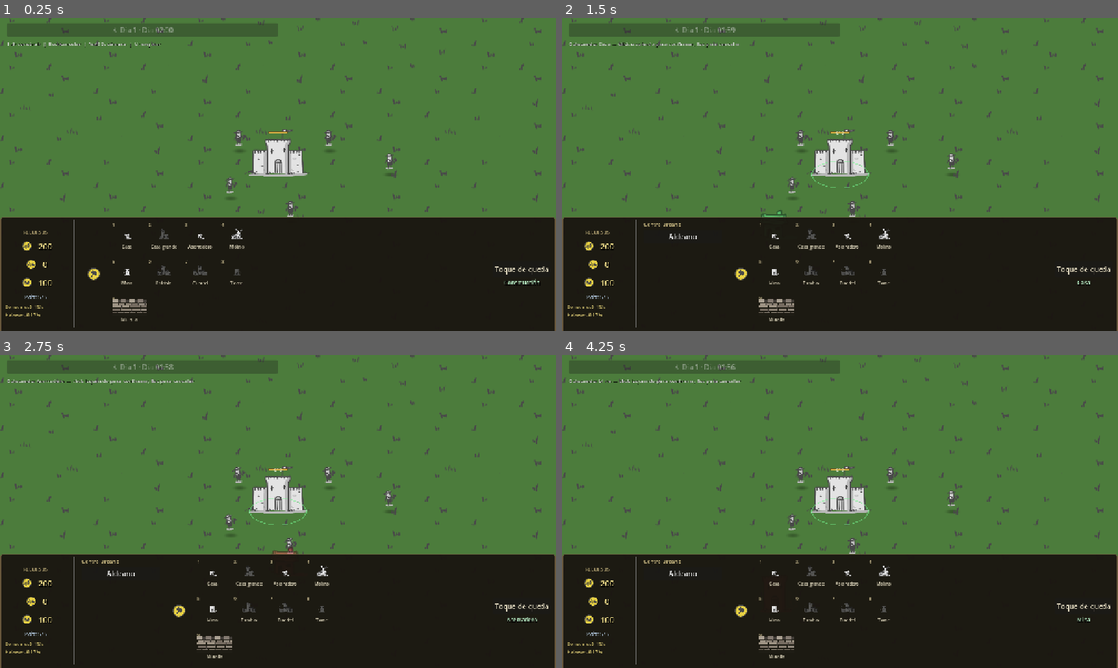
Above: before the commit, frames 1-4 (two rows, left to right).
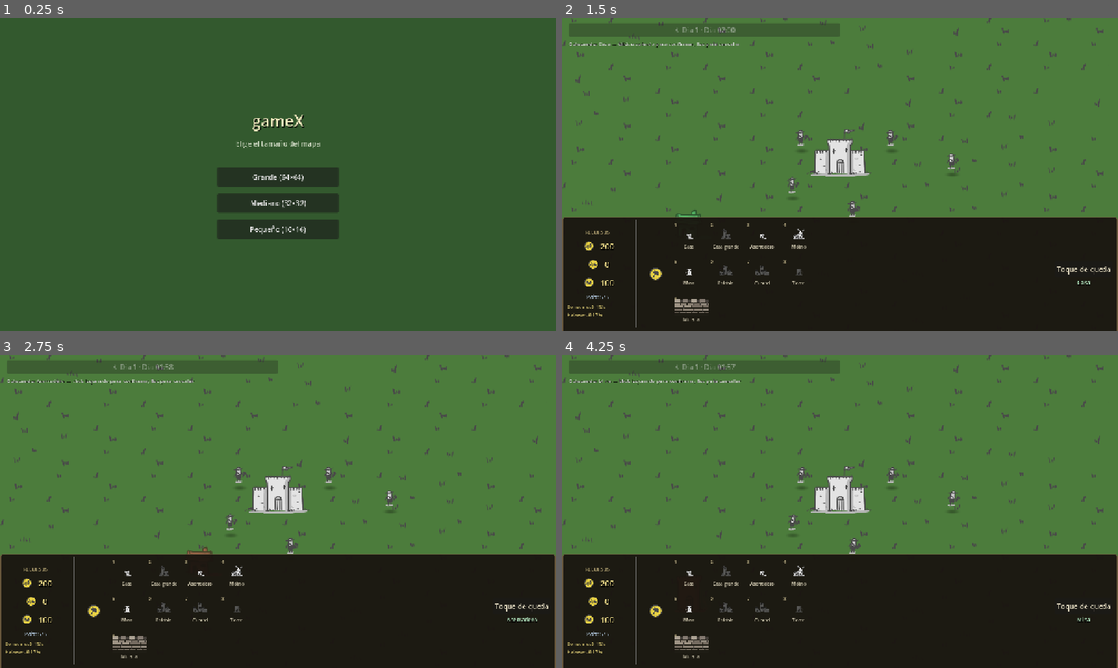
Above: after the commit, the same moments.

Repository: manurode/gameX
Game: Godot game, scene res://scenes/ui/main_menu.tscn
The game is run twice, just before and just after one commit, with the same random seed, the same clock (stepped at 60 frames per second) and the same inputs. Before the commit the project starts from res://scenes/main.tscn.
Inputs (mouse positions are in pixels of both pictures, inside the frame that each line leads up to):
- Up to frame 1 (0.25 s): no input
- Up to frame 2 (1.5 s): click (840, 177) at 0.5 s, where only the run after the commit has a clickable "Grande (64×64)"; click "1" at 1.25 s
- Up to frame 3 (2.75 s): click "3" at 2 s
- Up to frame 4 (4.25 s): click "4" at 2.75 s; click "5" at 3.5 s

The runs differ from the first frame. In frame 1, 97% of the frame differs, in the area x 0-100%, y 0-100%; in frame 2, 2.5%; in frame 3, 2.6%; in frame 4, 2.5%.

Commit message:
feat: Add main menu scene and game settings management for map size selection

Diff:
--- a/project.godot
+++ b/project.godot
@@ -12,9 +12,13 @@
 
 config/name="gameX"
 config/description="RTS isométrico adorable estilo AoE con Tiny Tiles"
-run/main_scene="res://scenes/main.tscn"
+run/main_scene="res://scenes/ui/main_menu.tscn"
 config/features=PackedStringArray("4.7", "Forward Plus")
 config/icon="res://icon.svg"
+
+[autoload]
+
+GameSettings="*res://scripts/game/game_settings.gd"
 
 [display]
 
--- a/scenes/combat/arrow.tscn
+++ b/scenes/combat/arrow.tscn
@@ -1,16 +1,15 @@
-[gd_scene load_steps=3 format=3 uid="uid://carrow001"]
+[gd_scene format=3 uid="uid://carrow001"]
 
-[ext_resource type="Script" path="res://scripts/combat/arrow.gd" id="1_arrow"]
+[ext_resource type="Script" uid="uid://cqedid0a5j81v" path="res://scripts/combat/arrow.gd" id="1_arrow"]
 
 [sub_resource type="CircleShape2D" id="CircleShape2D_arrow"]
 radius = 5.0
 
-[node name="Arrow" type="Area2D"]
+[node name="Arrow" type="Area2D" unique_id=799047476]
 collision_layer = 0
 collision_mask = 2
-monitoring = true
 monitorable = false
 script = ExtResource("1_arrow")
 
-[node name="CollisionShape2D" type="CollisionShape2D" parent="."]
+[node name="CollisionShape2D" type="CollisionShape2D" parent="." unique_id=1290039140]
 shape = SubResource("CircleShape2D_arrow")
--- /dev/null
+++ b/scenes/ui/main_menu.tscn
@@ -0,0 +1,73 @@
+[gd_scene format=3 uid="uid://cmainmenu001"]
+
+[ext_resource type="Script" path="res://scripts/ui/main_menu.gd" id="1_menu"]
+
+[node name="MainMenu" type="Control"]
+layout_mode = 3
+anchors_preset = 15
+anchor_right = 1.0
+anchor_bottom = 1.0
+grow_horizontal = 2
+grow_vertical = 2
+script = ExtResource("1_menu")
+
+[node name="Background" type="ColorRect" parent="."]
+layout_mode = 1
+anchors_preset = 15
+anchor_right = 1.0
+anchor_bottom = 1.0
+grow_horizontal = 2
+grow_vertical = 2
+color = Color(0.2, 0.35, 0.18, 1)
+
+[node name="CenterContainer" type="CenterContainer" parent="."]
+layout_mode = 1
+anchors_preset = 15
+anchor_right = 1.0
+anchor_bottom = 1.0
+grow_horizontal = 2
+grow_vertical = 2
+
+[node name="VBoxContainer" type="VBoxContainer" parent="CenterContainer"]
+layout_mode = 2
+theme_override_constants/separation = 16
+
+[node name="TitleLabel" type="Label" parent="CenterContainer/VBoxContainer"]
+layout_mode = 2
+theme_override_colors/font_color = Color(0.95, 0.92, 0.75, 1)
+theme_override_colors/font_shadow_color = Color(0, 0, 0, 0.5)
+theme_override_constants/shadow_offset_x = 2
+theme_override_constants/shadow_offset_y = 2
+theme_override_font_sizes/font_size = 36
+text = "gameX"
+horizontal_alignment = 1
+
+[node name="SubtitleLabel" type="Label" parent="CenterContainer/VBoxContainer"]
+layout_mode = 2
+theme_override_colors/font_color = Color(0.85, 0.88, 0.8, 0.9)
+theme_override_font_sizes/font_size = 16
+text = "Elige el tamaño del mapa"
+horizontal_alignment = 1
+
+[node name="Spacer" type="Control" parent="CenterContainer/VBoxContainer"]
+custom_minimum_size = Vector2(0, 12)
+layout_mode = 2
+
+[node name="LargeButton" type="Button" parent="CenterContainer/VBoxContainer"]
+custom_minimum_size = Vector2(280, 44)
+layout_mode = 2
+text = "Grande (64×64)"
+
+[node name="MediumButton" type="Button" parent="CenterContainer/VBoxContainer"]
+custom_minimum_size = Vector2(280, 44)
+layout_mode = 2
+text = "Mediano (32×32)"
+
+[node name="SmallButton" type="Button" parent="CenterContainer/VBoxContainer"]
+custom_minimum_size = Vector2(280, 44)
+layout_mode = 2
+text = "Pequeño (16×16)"
+
+[connection signal="pressed" from="CenterContainer/VBoxContainer/LargeButton" to="." method="_on_large_pressed"]
+[connection signal="pressed" from="CenterContainer/VBoxContainer/MediumButton" to="." method="_on_medium_pressed"]
+[connection signal="pressed" from="CenterContainer/VBoxContainer/SmallButton" to="." method="_on_small_pressed"]
--- /dev/null
+++ b/scripts/game/game_settings.gd
@@ -0,0 +1,30 @@
+class_name GameSettingsData
+extends Node
+
+enum MapSizePreset { LARGE, MEDIUM, SMALL }
+
+const MAP_SIZE_LARGE := Vector2i(64, 64)
+const MAP_SIZE_MEDIUM := Vector2i(32, 32)
+const MAP_SIZE_SMALL := Vector2i(16, 16)
+
+var map_size_preset: MapSizePreset = MapSizePreset.LARGE
+
+
+func get_map_size() -> Vector2i:
+	match map_size_preset:
+		MapSizePreset.MEDIUM:
+			return MAP_SIZE_MEDIUM
+		MapSizePreset.SMALL:
+			return MAP_SIZE_SMALL
+		_:
+			return MAP_SIZE_LARGE
+
+
+func get_preset_label(preset: MapSizePreset) -> String:
+	match preset:
+		MapSizePreset.MEDIUM:
+			return "Mediano (32×32)"
+		MapSizePreset.SMALL:
+			return "Pequeño (16×16)"
+		_:
+			return "Grande (64×64)"
--- /dev/null
+++ b/scripts/ui/main_menu.gd
@@ -0,0 +1,20 @@
+extends Control
+
+const GAME_SCENE := "res://scenes/main.tscn"
+
+
+func _on_large_pressed() -> void:
+	_start_game(GameSettings.MapSizePreset.LARGE)
+
+
+func _on_medium_pressed() -> void:
+	_start_game(GameSettings.MapSizePreset.MEDIUM)
+
+
+func _on_small_pressed() -> void:
+	_start_game(GameSettings.MapSizePreset.SMALL)
+
+
+func _start_game(preset: GameSettingsData.MapSizePreset) -> void:
+	GameSettings.map_size_preset = preset
+	get_tree().change_scene_to_file(GAME_SCENE)
--- a/scripts/world/procedural_map_generator.gd
+++ b/scripts/world/procedural_map_generator.gd
@@ -2,8 +2,13 @@
 extends RefCounted
 
 const DEFAULT_MAP_SIZE := Vector2i(64, 64)
-const TOWN_CLEAR_RADIUS := 7.5
-const CONTENT_CLEAR_RADIUS := 9.0
+const BASE_MAP_AREA := 64 * 64
+const BASE_TOWN_CLEAR_RADIUS := 7.5
+const BASE_CONTENT_CLEAR_RADIUS := 9.0
+const BASE_TERRAIN_FREQUENCY := 0.055
+const BASE_TREE_COUNT := 52
+const BASE_GOLD_COUNT := 18
+const BASE_HILL_COUNT := 34
 const WATER_THRESHOLD := 0.38
 
 const GRASS_A := 0
@@ -26,7 +31,7 @@
 	var terrain_noise := FastNoiseLite.new()
 	terrain_noise.seed = world_seed
 	terrain_noise.noise_type = FastNoiseLite.TYPE_SIMPLEX_SMOOTH
-	terrain_noise.frequency = 0.055
+	terrain_noise.frequency = BASE_TERRAIN_FREQUENCY * (64.0 / float(map_size.x))
 	terrain_noise.fractal_type = FastNoiseLite.FRACTAL_FBM
 	terrain_noise.fractal_octaves = 4
 
@@ -46,7 +51,7 @@
 			var cell := Vector2i(x, y)
 			var distance_to_town := Vector2(cell - town_center_cell).length()
 			var water_value := terrain_noise.get_noise_2d(float(x), float(y))
-			var is_water := distance_to_town > TOWN_CLEAR_RADIUS and water_value > WATER_THRESHOLD
+			var is_water := distance_to_town > _get_town_clear_radius() and water_value > WATER_THRESHOLD
 			var tile := WATER if is_water else _pick_grass_tile(detail_noise, cell)
 			ground_tiles[_cell_index(cell)] = tile
 			if is_water:
@@ -96,12 +101,12 @@
 	occupied: Dictionary
 ) -> Array[Dictionary]:
 	var placements: Array[Dictionary] = []
-	_append_random_placements(placements, rng, town_center, water_set, reachable_set, occupied, 52, {
+	_append_random_placements(placements, rng, town_center, water_set, reachable_set, occupied, _scaled_count(BASE_TREE_COUNT), {
 		"kind": "wood",
 		"variant_count": 2,
 		"amount": BalanceConfig.TREE_CAPACITY,
 	})
-	_append_random_placements(placements, rng, town_center, water_set, reachable_set, occupied, 18, {
+	_append_random_placements(placements, rng, town_center, water_set, reachable_set, occupied, _scaled_count(BASE_GOLD_COUNT), {
 		"kind": "gold",
 		"variant_count": 2,
 		"amount": BalanceConfig.GOLD_VEIN_CAPACITY,
@@ -117,7 +122,7 @@
 	occupied: Dictionary
 ) -> Array[Dictionary]:
 	var placements: Array[Dictionary] = []
-	_append_random_placements(placements, rng, town_center, water_set, reachable_set, occupied, 34, {
+	_append_random_placements(placements, rng, town_center, water_set, reachable_set, occupied, _scaled_count(BASE_HILL_COUNT), {
 		"kind": "hill",
 		"variant_count": 2,
 		"blocks": true,
@@ -140,11 +145,14 @@
 	var max_attempts := count * 80
 	while placed < count and attempts < max_attempts:
 		attempts += 1
+		var margin := maxi(1, map_size.x / 16)
+		var max_x := maxi(margin, map_size.x - margin - 1)
+		var max_y := maxi(margin, map_size.y - margin - 1)
 		var cell := Vector2i(
-			rng.randi_range(2, map_size.x - 3),
-			rng.randi_range(2, map_size.y - 3)
+			rng.randi_range(margin, max_x),
+			rng.randi_range(margin, max_y)
 		)
-		if Vector2(cell - town_center).length() <= CONTENT_CLEAR_RADIUS:
+		if Vector2(cell - town_center).length() <= _get_content_clear_radius():
 			continue
 		if cell in water_set or cell not in reachable_set or cell in occupied:
 			continue
@@ -244,3 +252,19 @@
 
 func _cell_index(cell: Vector2i) -> int:
 	return cell.y * map_size.x + cell.x
+
+
+func _get_scale() -> float:
+	return float(map_size.x * map_size.y) / float(BASE_MAP_AREA)
+
+
+func _get_town_clear_radius() -> float:
+	return BASE_TOWN_CLEAR_RADIUS * float(map_size.x) / 64.0
+
+
+func _get_content_clear_radius() -> float:
+	return BASE_CONTENT_CLEAR_RADIUS * float(map_size.x) / 64.0
+
+
+func _scaled_count(base_count: int) -> int:
+	return maxi(2, int(round(float(base_count) * _get_scale())))
--- a/scripts/world/tiny_tiles_map.gd
+++ b/scripts/world/tiny_tiles_map.gd
@@ -73,6 +73,7 @@
 
 func regenerate(seed_override: int = 0) -> void:
 	var generator := ProceduralMapGenerator.new()
+	generator.map_size = GameSettings.get_map_size()
 	var result := generator.generate(seed_override)
 	_map_size = result["map_size"]
 	_world_seed = result["seed"]
Not shown, added: scripts/game/game_settings.gd.uid
Not shown, added: scripts/ui/main_menu.gd.uid
